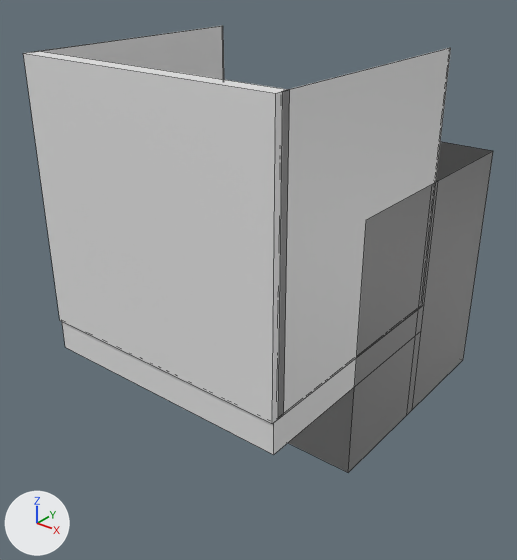
An edit to the Blender file assets/blender/colony-modules.blend, drawn before and after from the same camera.
Before and after are seen from a 50 mm camera at (1.54, -2.33, 1.3) aimed at (-0.03, -0.37, 0.08). The axes (+X, +Y, +Z) are drawn at lower left. The lights are the same throughout. The first picture is the older version. Mesh edges are drawn as thin lines.

In view in the first picture: 'balcony', 'door' and 1 more.
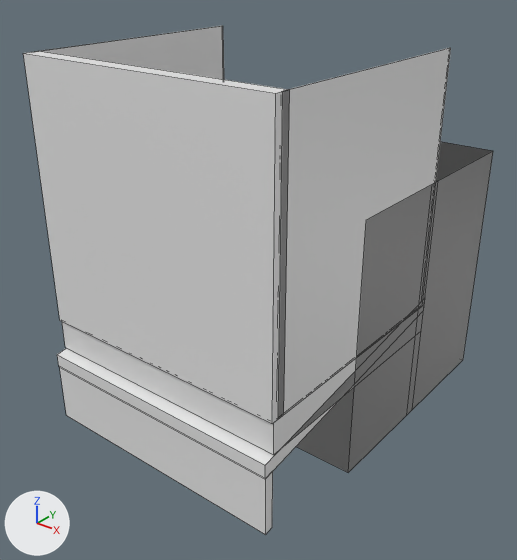
Pixel boxes (x1, y1, x2, y2) of what changed, in the pictures (517 x 560 px):
'shop_awning', added
    after: (57, 301, 425, 535)

Diff of the bpy script that builds the scene:
```diff
--- a/assets/blender/colony-modules.blend.py
+++ b/assets/blender/colony-modules.blend.py
@@ me_cube_045 @@
+me_cube_045.from_pydata([(-0.5, -1.0, -0.188), (-0.5, -1.0, -0.132), (-0.5, 0.0, -0.028), (-0.5, 0.0, 0.028), (0.5, -1.0, -0.188), (0.5, -1.0, -0.132), (0.5, 0.0, -0.028), (0.5, 0.0, 0.028), (-0.5, -0.998, -0.415), (-0.5, -0.998, -0.185), (-0.5, -0.962, -0.409), (-0.5, -0.962, -0.179), (0.5, -0.998, -0.415), (0.5, -0.998, -0.185), (0.5, -0.962, -0.409), (0.5, -0.962, -0.179)], [], [(0, 1, 3, 2), (2, 3, 7, 6), (6, 7, 5, 4), (4, 5, 1, 0), (2, 6, 4, 0), (7, 3, 1, 5), (8, 9, 11, 10), (10, 11, 15, 14), (14, 15, 13, 12), (12, 13, 9, 8), (10, 14, 12, 8), (15, 11, 9, 13)])
+me_cube_045.materials.append(mat_swcm_structure_002)  # white #e7e7e7
@@ ob_shop_awning @@
+ob_shop_awning = bpy.data.objects.new('shop_awning', me_cube_045)
+ob_shop_awning.location = (0.0, 0.0, 0.0)
```
